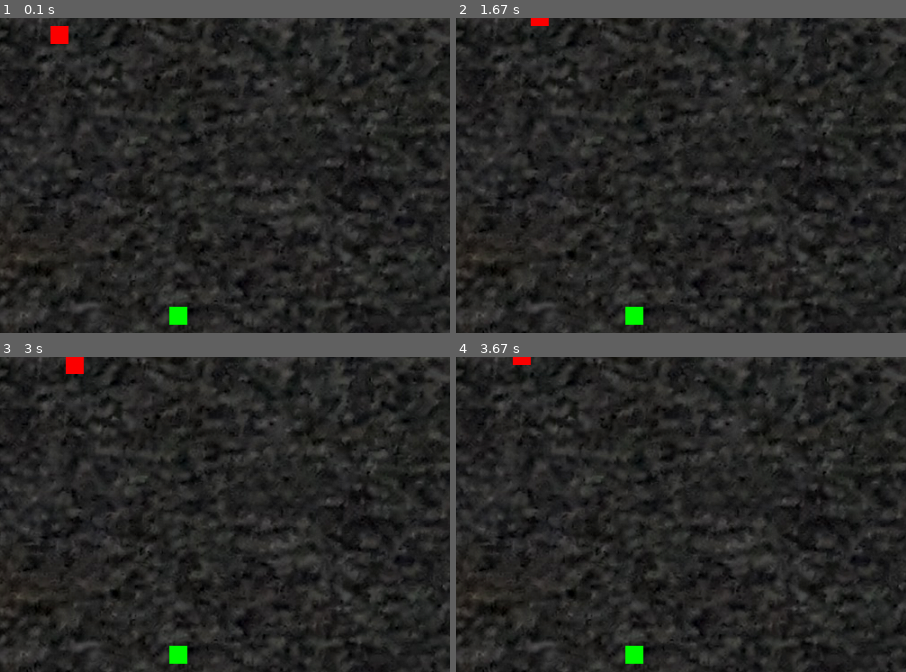
Above: before the commit, frames 1-4 (two rows, left to right).
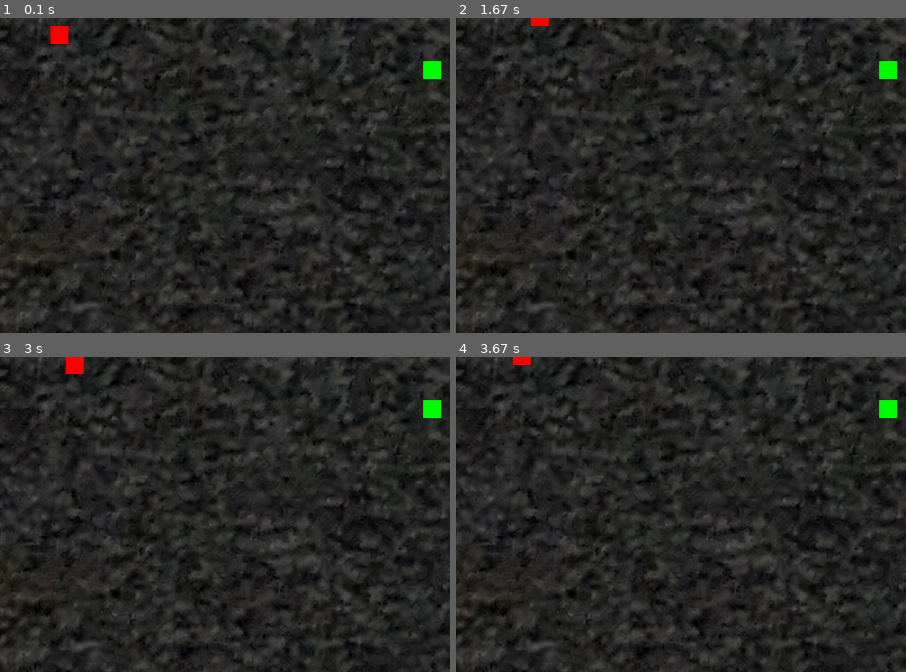
Above: after the commit, the same moments.

Repository: FMarin2401/Juegoprgramacion
Game: pygame game, started from main.py
Same seed, same stepped clock (60 frames per second), same inputs: the game is played once before the commit and once after it.
Inputs:
- Up to frame 1 (0.1 s): no input
- Up to frame 2 (1.67 s): tap W at 0.33 s; hold Right 0.67-1.13 s; hold Up 1.17-1.47 s; hold Right from 1.5 s (still down)
- Up to frame 3 (3 s): release Right at 1.97 s; hold Left 2-2.53 s; hold Down 2.57-2.87 s; hold Left from 2.9 s (still down)
- Up to frame 4 (3.67 s): release Left at 3.3 s; hold Up from 3.33 s (still down)
The pictures show only the part of the screen within x 5-55%, y 13-63%; the shares and areas given below are measured in that part.

The runs differ from the first frame. In frame 1, 0.5% of the frame differs, in the area x 37-99%, y 13-98%; in frame 2, 0.5%; in frame 3, 0.5%; in frame 4, 0.5%.

Commit message:
Mensajes

Diff:
--- a/snake.py
+++ b/snake.py
@@ -9,18 +9,12 @@
 class Juego():
     def __init__(self):
         self.tablero_fondo = Fondo()
-        self.snake_cuerpo = [Cuerpo(100, 100)]  # Inicializa la serpiente con un solo segmento en la posición (100, 100)
+        self.snake_cuerpo = [Serpiente(100, 100)]  # Inicializa la serpiente con un solo segmento en la posición (100, 100)
         self.direccion = "RIGHT"  # Inicializa la dirección de la serpiente
         self.velocidad = 0.5 #Velocidad de la serpiente
         self.manzana = Manzana()  # Agregar la manzana al juego
 
-    def movimiento_teclado(self, event):
-        """
-        Maneja los eventos de teclado para controlar la dirección de la serpiente.
-
-        Args:
-            event: El evento de teclado.
-        """
+    def movimiento_teclado(self, event): #Controles de la serpíente
         if event.type == pygame.KEYDOWN:
             if event.key == pygame.K_UP or event.key == pygame.K_w:
                 self.direccion = "UP"
@@ -31,28 +25,16 @@
             elif event.key == pygame.K_RIGHT or event.key == pygame.K_d:
                 self.direccion = "RIGHT"
 
-    def dibuja(self, screen):
-        """
-        Dibuja el tablero y el cuerpo en la pantalla.
-
-        Args:
-            screen (Surface): La superficie de la pantalla donde se dibujarán los objetos.
-        """
+    def dibuja(self, screen): #el fondo de la imagen
         self.tablero_fondo.dibuja(screen)  # Dibuja el fondo del tablero
         for cuerpo in self.snake_cuerpo:
             cuerpo.dibujar(screen)  # Dibuja cada parte del cuerpo de la serpiente en la pantalla
         self.manzana.dibujar(screen)  # Dibujar la manzana en la pantalla
 
 
-    def actualizar(self):
+    def actualizar(self): #Para actualizar la pantalla
         cabeza_x = self.snake_cuerpo[0].x
         cabeza_y = self.snake_cuerpo[0].y
-
-
-
-
-
-
         print("Cabeza de la serpiente:", cabeza_x, cabeza_y)
         print("Posición de la manzana:", self.manzana.x, self.manzana.y)
 
@@ -61,9 +43,8 @@
             print("¡La serpiente comió la manzana!")
             self.manzana.generar_posicion()  # Generar una nueva posición para la manzana
             # Añadir un nuevo segmento al cuerpo de la serpiente en la posición de la última cola
-            nueva_cola = Cuerpo(self.snake_cuerpo[-1].x, self.snake_cuerpo[-1].y)
+            nueva_cola = Serpiente(self.snake_cuerpo[-1].x, self.snake_cuerpo[-1].y)
             self.snake_cuerpo.append(nueva_cola)
-
         if self.direccion == "UP":
             cabeza_y -= self.velocidad
         elif self.direccion == "DOWN":
@@ -72,7 +53,6 @@
             cabeza_x -= self.velocidad
         elif self.direccion == "RIGHT":
             cabeza_x += self.velocidad
-
         if cabeza_x < 0 or cabeza_x >= cf.SCREEN_WIDTH or cabeza_y < 0 or cabeza_y >= cf.SCREEN_HEIGHT:
             mensaje = f"""¡Colisión! Game Over"""
             font = pygame.font.SysFont(None, 36)
@@ -83,74 +63,35 @@
             pygame.quit()
             sys.exit()
 
-        nueva_cabeza = Cuerpo(cabeza_x, cabeza_y)
+        nueva_cabeza = Serpiente(cabeza_x, cabeza_y)
         self.snake_cuerpo.insert(0, nueva_cabeza)
         self.snake_cuerpo.pop()
 
-
-
-
-class Fondo():
+class Fondo(): #Para que el fondo tenga una imagen
     def __init__(self):
         self.img_fondo = pygame.image.load("escuela.jpg")  # Carga una imagen de fondo para el tablero
         return
-
     def dibuja(self, screen):
-        """
-        Dibuja el fondo del tablero en la pantalla.
-
-        Args:
-            screen (Surface): La superficie de la pantalla donde se dibujará el fondo.
-        """
         rectangulo = self.img_fondo.get_rect()  # Obtiene el rectángulo de la imagen de fondo
         rectangulo.left = 0  # Posiciona el fondo en la esquina superior izquierda
         rectangulo.top = 0
         screen.blit(self.img_fondo, rectangulo)  # Dibuja el fondo en la pantalla
         return
 
-
-class Cuerpo():
+class Serpiente(): #cuerop de la serpiente
     def __init__(self, x, y):
-        """
-        Inicializa un objeto de la clase Cuerpo.
-
-        Args:
-            x (int): La coordenada x inicial del cuerpo.
-            y (int): La coordenada y inicial del cuerpo.
-        """
         self.x = x
         self.y = y
-
     def dibujar(self, screen):
-        """
-        Dibuja el cuerpo en la pantalla.
-
-        Args:
-            screen (Surface): La superficie de la pantalla donde se dibujará el cuerpo.
-        """
-        # El cuerpo
-        # Por simplicidad, vamos a dibujar un rectángulo
         pygame.draw.rect(screen, (255, 0, 0), pygame.Rect(self.x, self.y, 20, 20))
 
 class Manzana():
     def __init__(self):
-        """
-        Inicializa un objeto de la clase Manzana con una posición aleatoria.
-        """
         self.generar_posicion()
 
     def generar_posicion(self):
-        """
-        Genera una posición aleatoria para la manzana dentro del área del tablero.
-        """
         self.x = random.randint(0, cf.SCREEN_WIDTH - 20)  # Posición x aleatoria dentro del ancho del tablero
         self.y = random.randint(0, cf.SCREEN_HEIGHT - 20)  # Posición y aleatoria dentro de la altura del tablero
 
     def dibujar(self, screen):
-        """
-        Dibuja la manzana en la pantalla.
-
-        Args:
-            screen (Surface): La superficie de la pantalla donde se dibujará la manzana.
-        """
         pygame.draw.rect(screen, (0, 255, 0), pygame.Rect(self.x, self.y, 20, 20))
